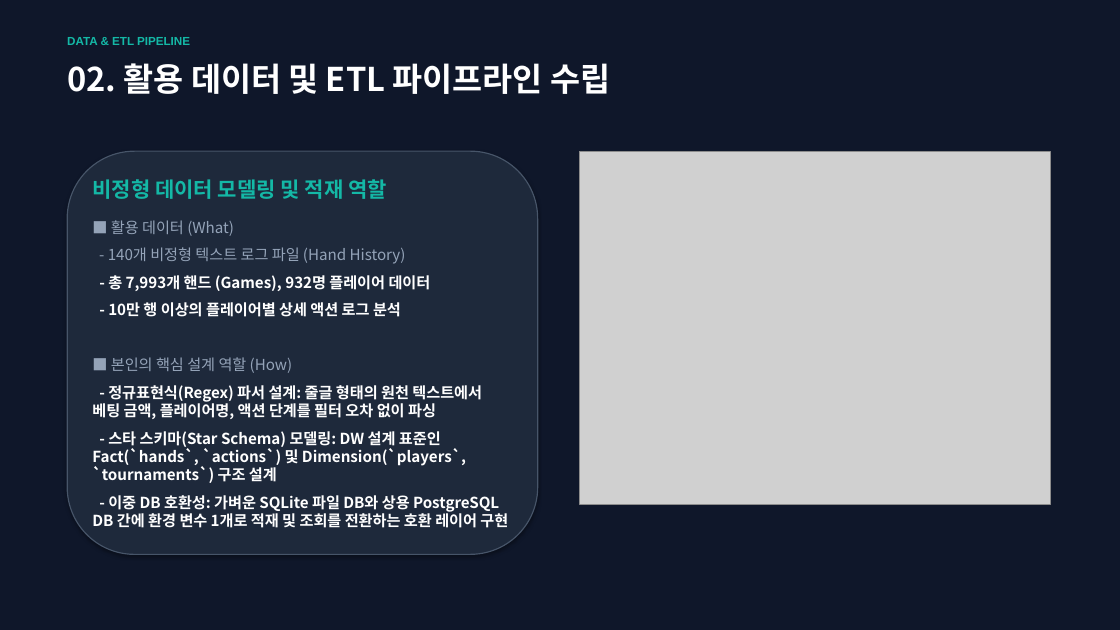
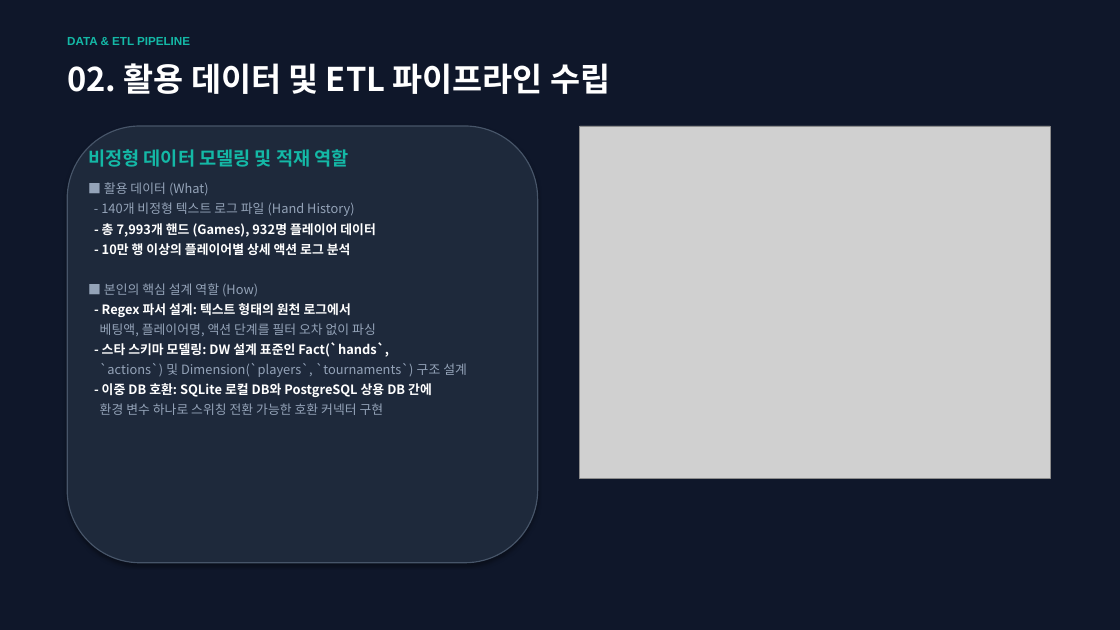
Before and after one commit to JeongSeongHun054/SteamlitPoker, a slide deck: slide 3 of poker_analytics_presentation.pptx. Drawn at 1120x630 pixels with LibreOffice and Linux fonts; fonts in the diff are those of the drawing; grey boxes stand for pictures. Boxes give left, top, right and bottom in pixels: in the first picture for what was removed or moved away, otherwise in the second. Text is boxed around its words. In the diff, an @@ line names an element or a change of style, - is before the commit and + after.

Commit message:
Fix slide card layout text overflow and adjust image sizing

```diff
--- a/poker_analytics_presentation.pptx
+++ b/poker_analytics_presentation.pptx
@@ rounded rectangle resized from (x1=67, y1=151, x2=538, y2=555) to (x1=67, y1=126, x2=538, y2=563) @@
@@ text at (x1=88, y1=146, x2=375, y2=296): size 18 to 16 pt in "비정형 데이터 모델링 및 적재 역할"; size 13 to 11 pt in "■ 활용 데이터 (What)", "- 140개 비정형 텍스트 로그 파일 (Hand ...", "- 총 7,993개 핸드 (Games), 932명 플레이어 ...", "- 10만 행 이상의 플레이어별 상세 액션 ..." and 1 more places; less space between paragraphs @@
@@ text "비정형 데이터 모델링 및 적재 ..." moved from (x1=92, y1=179, x2=508, y2=528) to (x1=88, y1=146, x2=467, y2=415) @@
@@ picture moved from (x1=580, y1=151, x2=1050, y2=504) to (x1=580, y1=126, x2=1050, y2=479) @@
@@ text at (x1=100, y1=303, x2=467, y2=415): text changed; size 13 to 11 pt; text colour #FFFFFF to #94A3B8; bold off @@
-- 정규표현식(Regex) 파서 설계: 줄글 형태의 원천 텍스트에서 베팅 금액, 플레이어명, 액션 단계를 필터 오차 없이 파싱
-- 스타 스키마(Star Schema) 모델링: DW 설계 표준인 Fact(`hands`, `actions`) 및 Dimension(`players`, `tournaments`) 구조 설계
-- 이중 DB 호환성: 가벼운 SQLite 파일 DB와 상용 PostgreSQL DB 간에 환경 변수 1개로 적재 및 조회를 전환하는 호환 레이어 구현
+- Regex 파서 설계: 텍스트 형태의 원천 로그에서
+베팅액, 플레이어명, 액션 단계를 필터 오차 없이 파싱
+- 스타 스키마 모델링: DW 설계 표준인 Fact(`hands`,
+`actions`) 및 Dimension(`players`, `tournaments`) 구조 설계
+- 이중 DB 호환: SQLite 로컬 DB와 PostgreSQL 상용 DB 간에
+환경 변수 하나로 스위칭 전환 가능한 호환 커넥터 구현
```
Also in this commit, not shown: 4 other slides changed, 1 other file.
